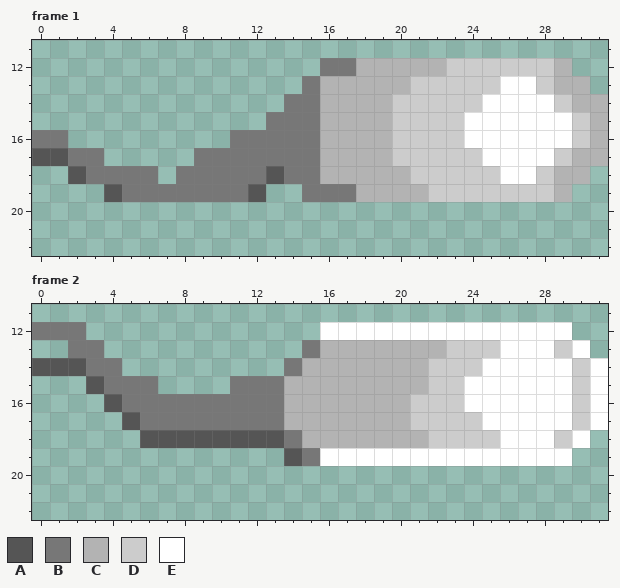
Pixel-art file -- Assets/Sprites/aesprite/newSpermBullet.aseprite. The first picture shows the starting point.
32x32 pixels, 4 frames. Shown: frame 1: x 0..31, y 11..22; frame 2: x 0..31, y 11..22. The commit also changed other frames, which this record leaves out.
Visible layers, top first: "Layer 3", "Layer 1", "Layer 2".
Palette (. is transparent): A #555555  B #777777  C #b3b3b3  D #cccccc  E #ffffff
Pixels before, frame 1, first column x 0:
12 ................BBCCCCCDDDDDDC..
13 ...............BCCCCCDDDDDEEDCC.
14 ..............BBCCCCDDDDDEEEEDCC
15 .............BBBCCCCDDDDEEEEEEDC
16 BB.........BBBBBCCCCDDDDEEEEEEDC
17 AABB.....BBBBBBBCCCCDDDDDEEEEDCC
18 ..ABBBB.BBBBBABBCCCCCDDDDDEEDCC.
19 ....ABBBBBBBA..BBBCCCCDDDDDDDC..
Pixels before, frame 2, first column x 0:
12 BBB.............EEEEEEEEEEEEEE..
13 ..BB...........BCCCCCCCDDDEEEDE.
14 AAABB.........BCCCCCCCDDDEEEEEDE
15 ...ABBB....BBBCCCCCCCCDDEEEEEEDE
16 ....ABBBBBBBBBCCCCCCCDDDEEEEEEDE
17 .....ABBBBBBBBCCCCCCCDDDDEEEEEDE
18 ......AAAAAAAABCCCCCCCDDDDEEEDE.
19 ..............ABEEEEEEEEEEEEEE..
And afterwards:
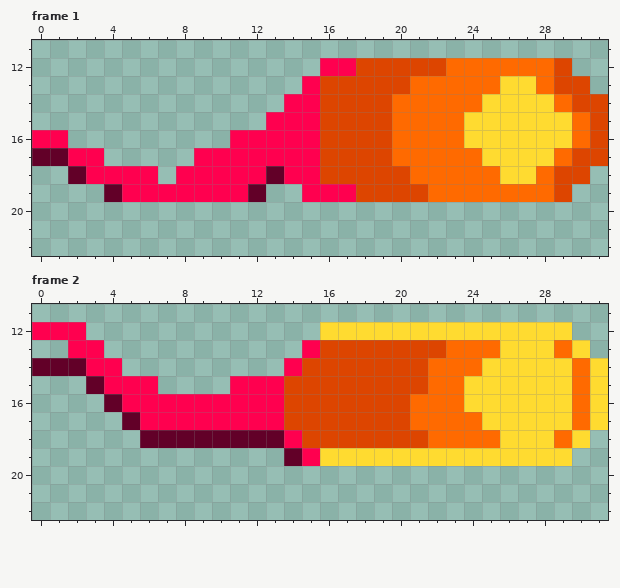
Difference:
Colour A changes from #555555 to #620028.
Colour B changes from #777777 to #ff004f.
Colour C changes from #b3b3b3 to #dd4500.
Colour D changes from #cccccc to #ff6a00.
Colour E changes from #ffffff to #ffdb30.
Boxes around the changes in both pictures, in picture pixels (x1, y1, x2, y2):
changed: (32, 58, 608, 202)
changed: (32, 322, 608, 466)
